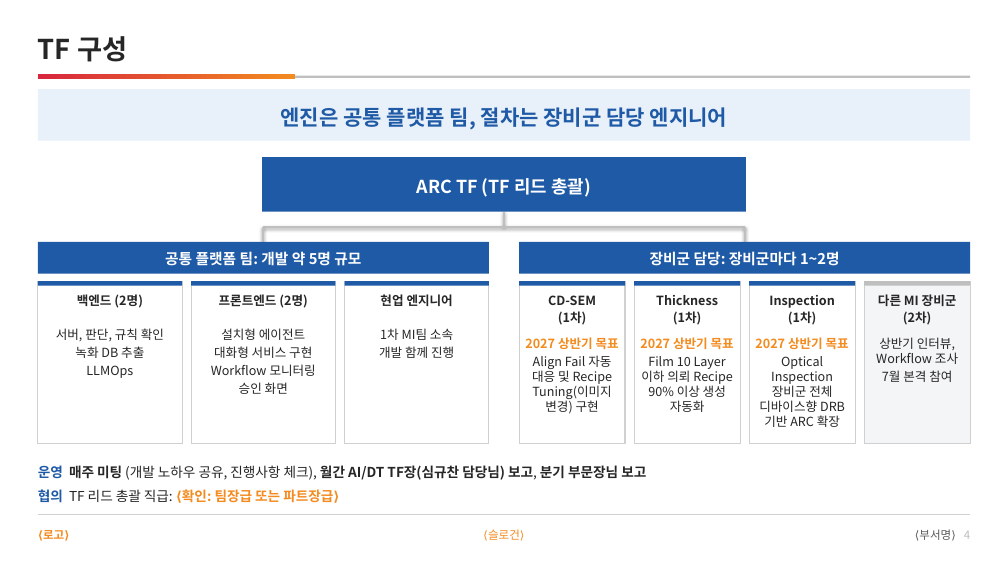
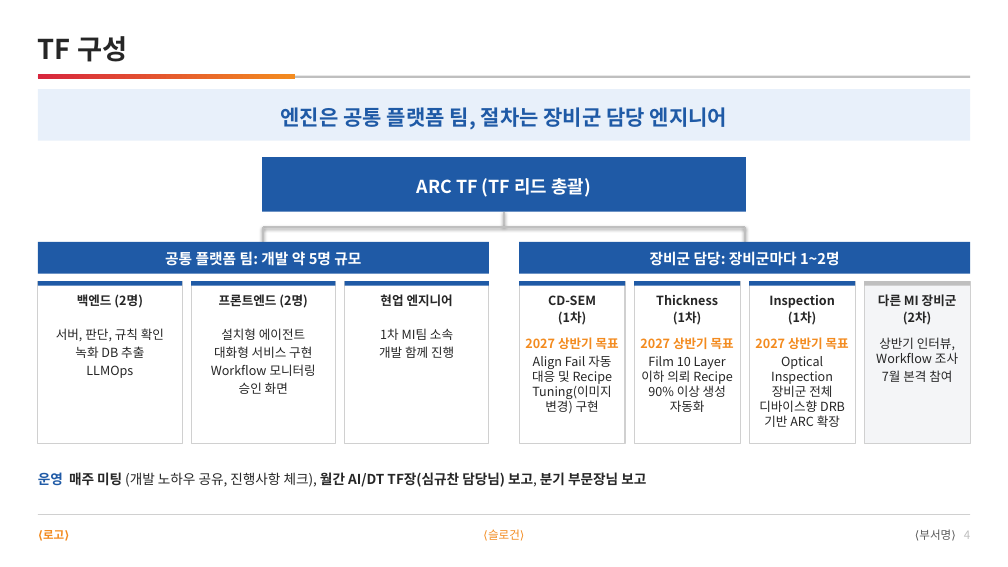
Before and after one commit to DarrenKoi/pm_notes, a slide deck: slide 4 of my-task/arc-tf/deliverables/arc-tf-exec-summary.pptx. Drawn at 1008x567 pixels with LibreOffice and Linux fonts; fonts in the diff are those of the drawing. Boxes give left, top, right and bottom in pixels: in the first picture for what was removed or moved away, otherwise in the second. Text is boxed around its words. In the diff, an @@ line names an element or a change of style, - is before the commit and + after.

```diff
--- a/my-task/arc-tf/deliverables/arc-tf-exec-summary.pptx
+++ b/my-task/arc-tf/deliverables/arc-tf-exec-summary.pptx
@@ text "운영 매주 미팅 (개발 노하우 ..." moved from (x1=38, y1=465, x2=646, y2=480) to (x1=38, y1=472, x2=646, y2=487) @@
@@ text removed at (x1=38, y1=489, x2=339, y2=503) @@
-협의 TF 리드 총괄 직급: ⟨확인: 팀장급 또는 파트장급⟩
```
Also in this commit, not shown: 5 other files.
